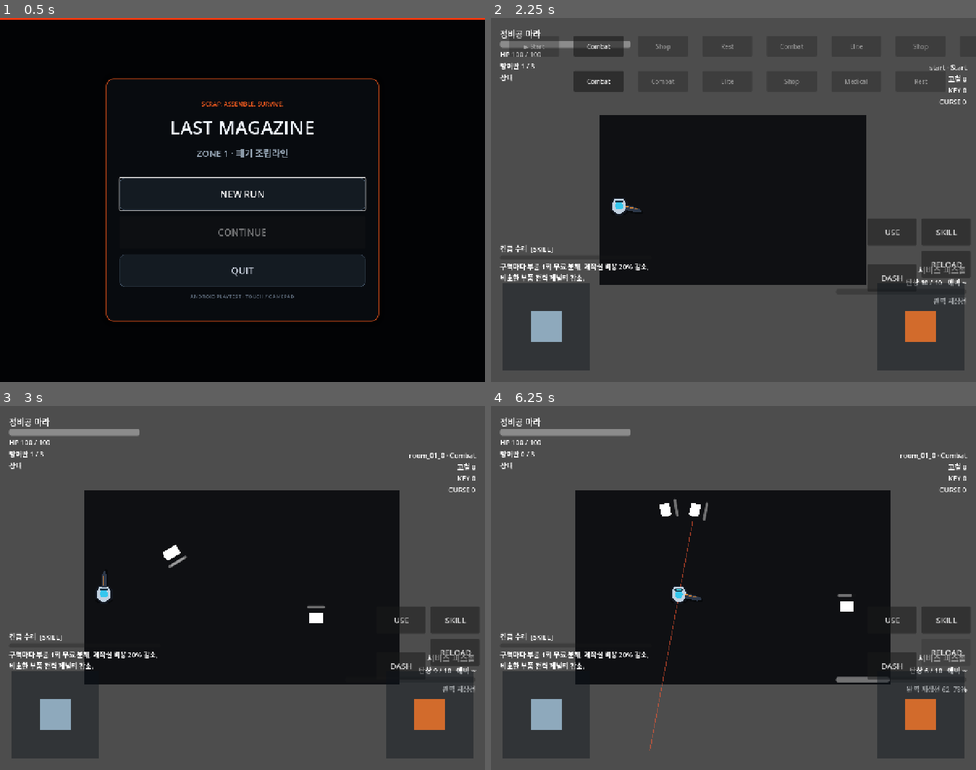
Above: before the commit, frames 1-4 (two rows, left to right).
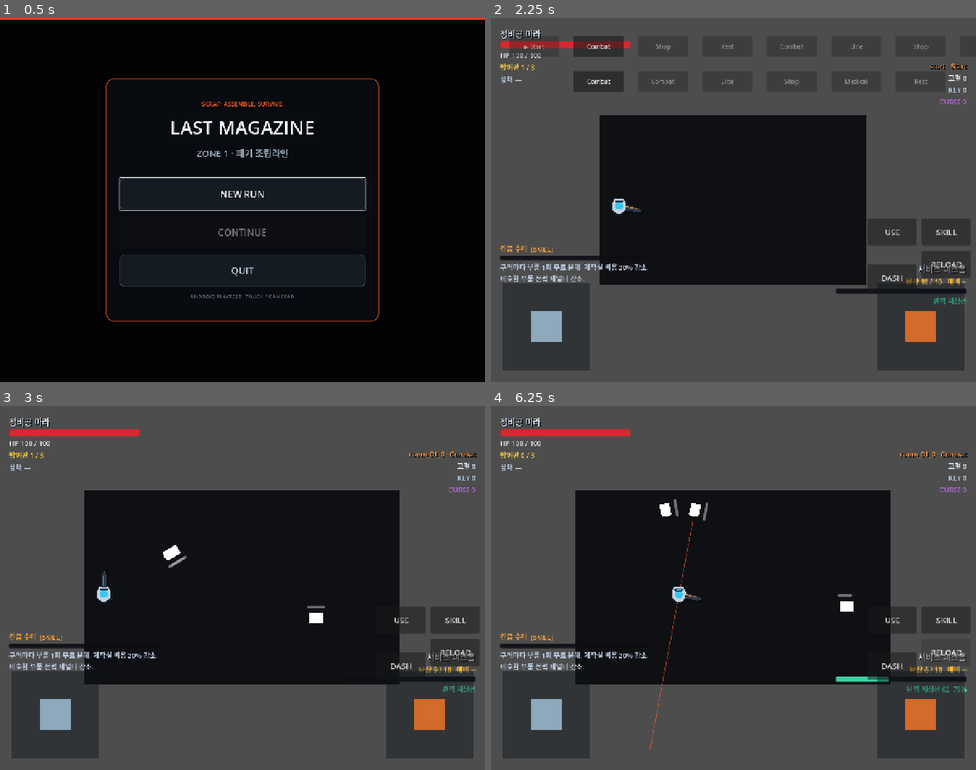
Above: after the commit, the same moments.

Repository: donly987647-max/Topdown-roguelite
Game: Godot game, scene res://scenes/main/RunMain.tscn
Same seed, same stepped clock (60 frames per second), same inputs: the game is played once before the commit and once after it.
Inputs:
- Up to frame 1 (0.5 s): no input
- Up to frame 2 (2.25 s): click "NEW RUN" at 0.5 s; click "정비공 마라 HP 100 · SPD 100% Serv…" at 1.25 s; click "RUN START" at 2 s
- Up to frame 3 (3 s): click "Combat" at 2.75 s
- Up to frame 4 (6.25 s): click "DASH" at 3.5 s; click "USE" at 4.25 s; click "SKILL" at 5 s; click "RELOAD" at 5.75 s

Frame 1 is identical in both runs. In frame 2, 2.4% of the frame differs, in the area x 1-99%, y 3-79%; in frame 3, 2.4%; in frame 4, 2.6%.

Commit message:
Polish combat HUD presentation

Diff:
--- a/scenes/ui/combat_hud.tscn
+++ b/scenes/ui/combat_hud.tscn
@@ -1,6 +1,48 @@
-[gd_scene load_steps=2 format=3]
+[gd_scene load_steps=8 format=3]
 
 [ext_resource type="Script" path="res://scripts/ui/combat_hud.gd" id="1"]
+
+[sub_resource type="StyleBoxFlat" id="HPBG"]
+bg_color = Color(0.045, 0.055, 0.075, 0.9)
+corner_radius_top_left = 4
+corner_radius_top_right = 4
+corner_radius_bottom_right = 4
+corner_radius_bottom_left = 4
+
+[sub_resource type="StyleBoxFlat" id="HPFill"]
+bg_color = Color(0.83, 0.16, 0.19, 1)
+corner_radius_top_left = 4
+corner_radius_top_right = 4
+corner_radius_bottom_right = 4
+corner_radius_bottom_left = 4
+
+[sub_resource type="StyleBoxFlat" id="ShieldFill"]
+bg_color = Color(0.15, 0.72, 0.94, 0.95)
+corner_radius_top_left = 3
+corner_radius_top_right = 3
+corner_radius_bottom_right = 3
+corner_radius_bottom_left = 3
+
+[sub_resource type="StyleBoxFlat" id="ActiveFill"]
+bg_color = Color(0.96, 0.54, 0.12, 0.95)
+corner_radius_top_left = 3
+corner_radius_top_right = 3
+corner_radius_bottom_right = 3
+corner_radius_bottom_left = 3
+
+[sub_resource type="StyleBoxFlat" id="HeatFill"]
+bg_color = Color(0.78, 0.22, 0.7, 0.95)
+corner_radius_top_left = 3
+corner_radius_top_right = 3
+corner_radius_bottom_right = 3
+corner_radius_bottom_left = 3
+
+[sub_resource type="StyleBoxFlat" id="ReloadFill"]
+bg_color = Color(0.25, 0.86, 0.66, 0.95)
+corner_radius_top_left = 3
+corner_radius_top_right = 3
+corner_radius_bottom_right = 3
+corner_radius_bottom_left = 3
 
 [node name="CombatHUD" type="Control"]
 layout_mode = 3
@@ -18,28 +60,39 @@
 offset_top = 20.0
 offset_right = 320.0
 offset_bottom = 210.0
-theme_override_constants/separation = 4
+theme_override_constants/separation = 5
 
 [node name="Character" type="Label" parent="TopLeft"]
 layout_mode = 2
+theme_override_colors/font_color = Color(0.86, 0.92, 0.98, 1)
+theme_override_colors/font_shadow_color = Color(0, 0, 0, 0.7)
+theme_override_constants/shadow_offset_x = 2
+theme_override_constants/shadow_offset_y = 2
 theme_override_font_sizes/font_size = 20
 text = "CHARACTER"
 [node name="HP" type="ProgressBar" parent="TopLeft"]
 custom_minimum_size = Vector2(280, 18)
 layout_mode = 2
+theme_override_styles/background = SubResource("HPBG")
+theme_override_styles/fill = SubResource("HPFill")
 show_percentage = false
 [node name="HPText" type="Label" parent="TopLeft"]
 layout_mode = 2
+theme_override_colors/font_color = Color(0.94, 0.96, 1, 0.95)
 text = "HP"
 [node name="Guard" type="Label" parent="TopLeft"]
 layout_mode = 2
+theme_override_colors/font_color = Color(0.96, 0.78, 0.24, 1)
 text = "방어판"
 [node name="Shield" type="ProgressBar" parent="TopLeft"]
 custom_minimum_size = Vector2(280, 12)
 layout_mode = 2
+theme_override_styles/background = SubResource("HPBG")
+theme_override_styles/fill = SubResource("ShieldFill")
 show_percentage = false
 [node name="Status" type="Label" parent="TopLeft"]
 layout_mode = 2
+theme_override_colors/font_color = Color(0.68, 0.74, 0.82, 1)
 text = "상태 —"
 
 [node name="TopRight" type="VBoxContainer" parent="."]
@@ -51,22 +104,29 @@
 offset_right = -24.0
 offset_bottom = 160.0
 alignment = 2
-theme_override_constants/separation = 4
+theme_override_constants/separation = 5
 [node name="Room" type="Label" parent="TopRight"]
 layout_mode = 2
 horizontal_alignment = 2
+theme_override_colors/font_color = Color(0.98, 0.58, 0.2, 1)
+theme_override_colors/font_shadow_color = Color(0, 0, 0, 0.7)
+theme_override_constants/shadow_offset_x = 2
+theme_override_constants/shadow_offset_y = 2
 text = "ROOM"
 [node name="Scrap" type="Label" parent="TopRight"]
 layout_mode = 2
 horizontal_alignment = 2
+theme_override_colors/font_color = Color(0.84, 0.88, 0.92, 1)
 text = "고철 0"
 [node name="Keys" type="Label" parent="TopRight"]
 layout_mode = 2
 horizontal_alignment = 2
+theme_override_colors/font_color = Color(0.7, 0.78, 0.88, 1)
 text = "KEY 0"
 [node name="Curse" type="Label" parent="TopRight"]
 layout_mode = 2
 horizontal_alignment = 2
+theme_override_colors/font_color = Color(0.74, 0.42, 0.88, 1)
 text = "CURSE 0"
 
 [node name="BottomLeft" type="VBoxContainer" parent="."]
@@ -77,18 +137,22 @@
 offset_top = -155.0
 offset_right = 430.0
 offset_bottom = -24.0
-theme_override_constants/separation = 4
+theme_override_constants/separation = 5
 [node name="Active" type="Label" parent="BottomLeft"]
 layout_mode = 2
+theme_override_colors/font_color = Color(0.98, 0.62, 0.2, 1)
 theme_override_font_sizes/font_size = 18
 text = "ACTIVE"
 [node name="ActiveBar" type="ProgressBar" parent="BottomLeft"]
 custom_minimum_size = Vector2(300, 14)
 layout_mode = 2
+theme_override_styles/background = SubResource("HPBG")
+theme_override_styles/fill = SubResource("ActiveFill")
 show_percentage = false
 [node name="Unique" type="Label" parent="BottomLeft"]
 custom_minimum_size = Vector2(400, 60)
 layout_mode = 2
+theme_override_colors/font_color = Color(0.72, 0.78, 0.86, 1)
 autowrap_mode = 2
 text = "PASSIVE"
 
@@ -103,25 +167,35 @@
 offset_right = -24.0
 offset_bottom = -24.0
 alignment = 2
-theme_override_constants/separation = 4
+theme_override_constants/separation = 5
 [node name="Weapon" type="Label" parent="BottomRight"]
 layout_mode = 2
 horizontal_alignment = 2
+theme_override_colors/font_color = Color(0.86, 0.92, 0.98, 1)
+theme_override_colors/font_shadow_color = Color(0, 0, 0, 0.7)
+theme_override_constants/shadow_offset_x = 2
+theme_override_constants/shadow_offset_y = 2
 theme_override_font_sizes/font_size = 20
 text = "WEAPON"
 [node name="Ammo" type="Label" parent="BottomRight"]
 layout_mode = 2
 horizontal_alignment = 2
+theme_override_colors/font_color = Color(1, 0.74, 0.22, 1)
 text = "AMMO"
 [node name="Heat" type="ProgressBar" parent="BottomRight"]
 custom_minimum_size = Vector2(340, 12)
 layout_mode = 2
+theme_override_styles/background = SubResource("HPBG")
+theme_override_styles/fill = SubResource("HeatFill")
 show_percentage = false
 [node name="Reload" type="ProgressBar" parent="BottomRight"]
 custom_minimum_size = Vector2(340, 16)
 layout_mode = 2
+theme_override_styles/background = SubResource("HPBG")
+theme_override_styles/fill = SubResource("ReloadFill")
 show_percentage = false
 [node name="Perfect" type="Label" parent="BottomRight"]
 layout_mode = 2
 horizontal_alignment = 2
+theme_override_colors/font_color = Color(0.3, 0.92, 0.72, 1)
 text = "완벽 재장전"
